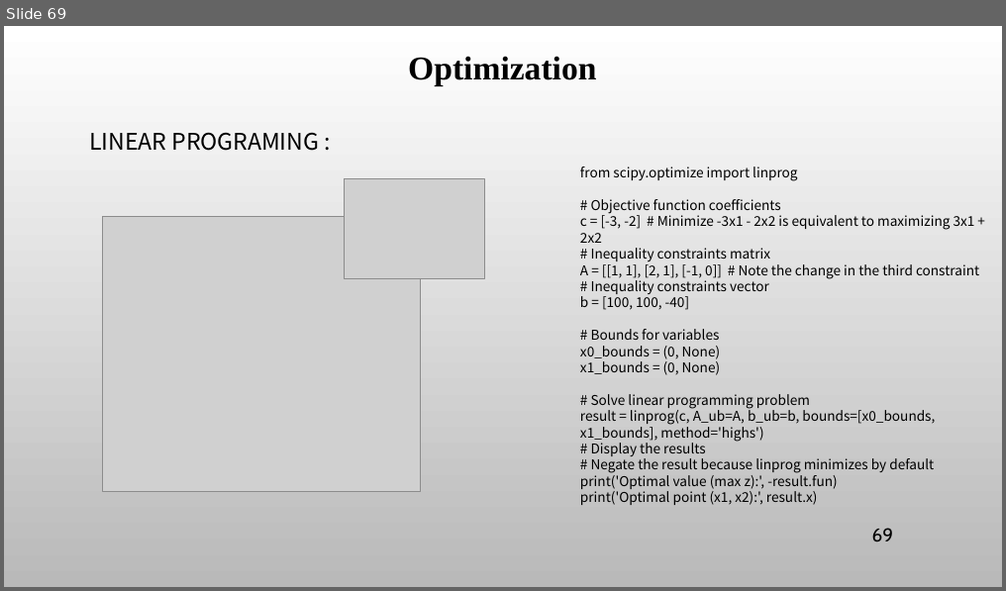
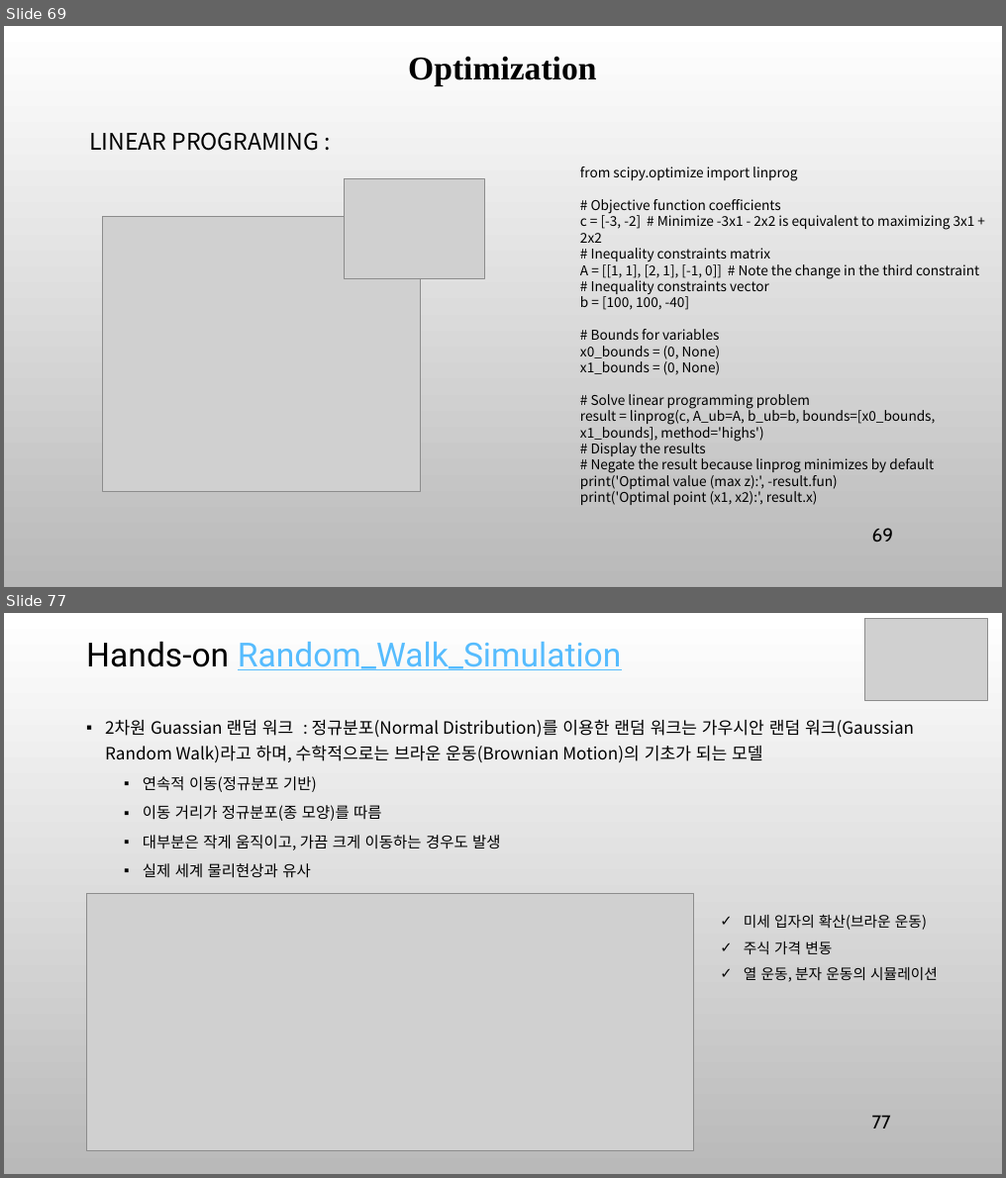
Before and after one commit to ancestor9/mathematics-for-machine-learning, a slide deck: 8_Applications of mathematics.pptx. Shown one above the other, each under a label of ours: slide 69 before the commit, slides 69 and 77 after it; the slides between them are not shown. The pictures are 1006x591 and 1006x1178 pixels, drawn with LibreOffice and Linux fonts; fonts in the diff are those of the drawing; grey boxes stand for pictures; background and template pictures are left out. Boxes give left, top, right and bottom in pixels: in the first picture for what was removed or moved away, otherwise in the second. Text is boxed around its words. In the diff, an @@ line names an element or a change of style, - is before the commit and + after.

```diff
--- a/8_Applications of mathematics.pptx
+++ b/8_Applications of mathematics.pptx
@@ slide 77 added at [4,613,1002,1174], background picture (left out) @@
@@ title added at [86,641,622,670], 32 pt, text #56BCFE, underline @@
+Hands-on Random_Walk_Simulation
@@ picture added at [865,618,988,700] @@
@@ text added at [105,720,914,878], 16.3 pt, text #000000 @@
+▪ 2차원 Guassian 랜덤 워크 : 정규분포(Normal Distribution)를 이용한 랜덤 워크는 가우시안 랜덤 워크(Gaussian Random Walk)라고 하며, 수학적으로는 브라운 운동(Brownian Motion)의 기초가 되는 모델
+  ▪ 연속적 이동(정규분포 기반)
+  ▪ 이동 거리가 정규분포(종 모양)를 따름
+  ▪ 대부분은 작게 움직이고, 가끔 크게 이동하는 경우도 발생
+  ▪ 실제 세계 물리현상과 유사
@@ picture added at [87,894,693,1152] @@
@@ text added at [744,914,938,982], 14 pt, text #000000 @@
+✓ 미세 입자의 확산(브라운 운동)
+✓ 주식 가격 변동
+✓ 열 운동, 분자 운동의 시뮬레이션
@@ page number added at [872,1115,891,1129], 18 pt, text #000000 @@
+77
```
Also in this commit, not shown: 15 other slides added.
